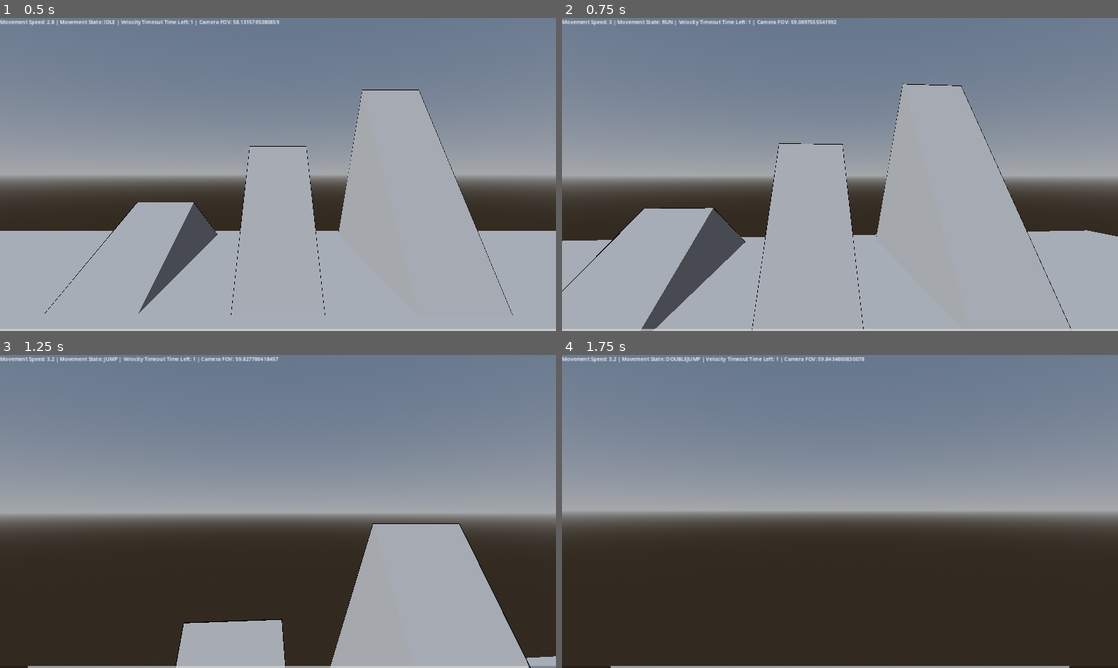
Above: before the commit, frames 1-4 (two rows, left to right).
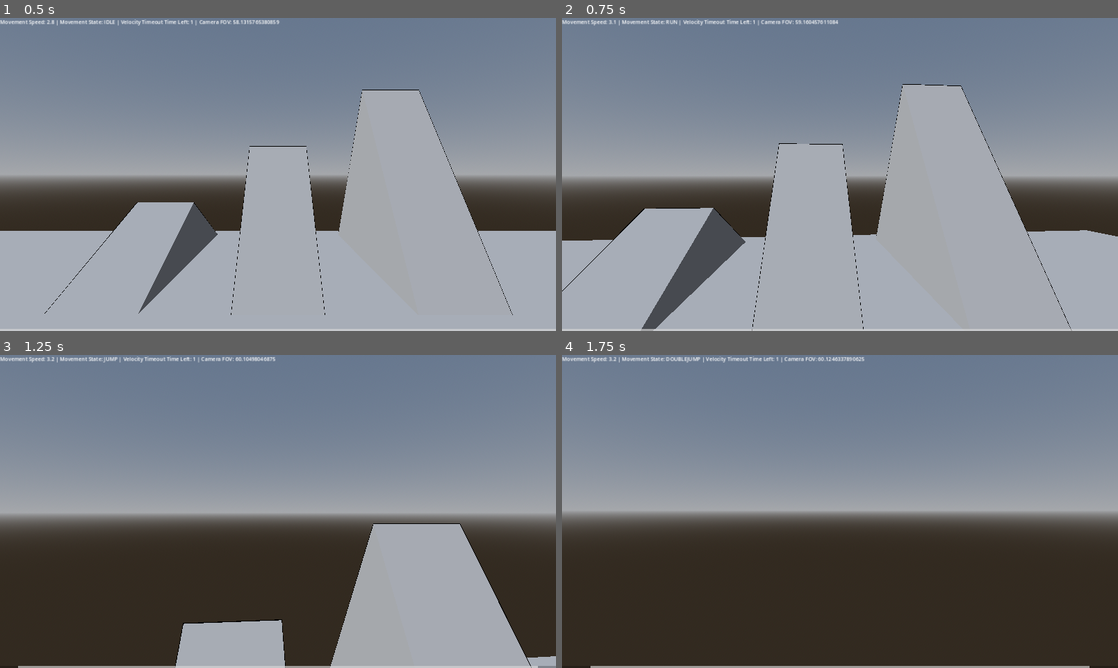
Above: after the commit, the same moments.

Repository: naxemis/multiplayer-fps
Game: Godot game, scene res://scenes/root/Root.tscn
The game is run twice, just before and just after one commit, with the same random seed, the same clock (stepped at 60 frames per second) and the same inputs.
Inputs (mouse positions are in pixels of both pictures, inside the frame that each line leads up to):
- Up to frame 1 (0.5 s): no input
- Up to frame 2 (0.75 s): move the mouse to (867, 174) at 0.52 s; hold W (forward) from 0.53 s (still down); hold Shift (run) from 0.53 s (still down)
- Up to frame 3 (1.25 s): keep holding W (forward); keep holding Shift (run); tap Ctrl (change_wall_jump_direction) at 0.77 s; tap Space (jump) at 0.8 s
- Up to frame 4 (1.75 s): keep holding W (forward); move the mouse to (812, 511) at 1.27 s; release Shift (run) at 1.28 s; tap Space (jump) at 1.35 s; tap Ctrl (change_wall_jump_direction) at 1.52 s; tap Shift (run) at 1.55 s

Frame 1 is identical in both runs. In frame 2, 0.5% of the frame differs, in the area x 0-94%, y 0-100%; in frame 3, 0.3%; in frame 4, less than 0.1%.

Commit message:
feat(player): stamina safe zone

Diff:
--- a/scenes/game/player/Player.gd
+++ b/scenes/game/player/Player.gd
@@ -100,13 +100,13 @@
 	return Input.is_action_pressed("slide") and is_on_floor() and movement_directions.z < 0 and !velocity_timeout and stamina > 0
 
 func get_jump_state() -> bool:
-	return Input.is_action_just_pressed("jump") and is_on_floor() and movement_state != MovementStates.CROUCH and stamina - jump_stamina_drain > 0
+	return Input.is_action_just_pressed("jump") and is_on_floor() and movement_state != MovementStates.CROUCH and stamina - jump_stamina_drain > 0 and stamina > stamina_safe_zone
 
 func get_double_jump_state() -> bool:
-	return Input.is_action_just_pressed("jump") and !is_on_floor() and can_double_jump and !get_walk_state() and stamina - double_jump_stamina_drain > 0
+	return Input.is_action_just_pressed("jump") and !is_on_floor() and can_double_jump and !get_walk_state() and stamina - double_jump_stamina_drain > 0 and stamina > stamina_safe_zone
 
 func get_wall_jump_state() -> bool:
-	return Input.is_action_just_pressed("jump") and is_on_wall_only() and (movement_directions.z != 0 or movement_directions.x != 0) and stamina - wall_jump_stamina_drain >= 0
+	return Input.is_action_just_pressed("jump") and is_on_wall_only() and (movement_directions.z != 0 or movement_directions.x != 0) and stamina - wall_jump_stamina_drain >= 0 and stamina > stamina_safe_zone
 
 func change_movement_state(new_movement_state) -> void:
 	movement_state = new_movement_state
@@ -192,7 +192,7 @@
 var run_speed: float = 0.0
 @export var max_run_speed: float = 2.5
 
-@export var run_speed_increase: float = 0.75
+@export var run_speed_increase: float = 1
 @export var run_walk_decrease: float = 2.5
 @export var run_crouch_decrease: float = 4.0
 
@@ -260,18 +260,19 @@
 var stamina: float = 100
 @export var max_stamina: float = 100
 
-@export var idle_stamina_recovery: float = 20
-@export var crouch_stamina_recovery: float = 15
+@export var idle_stamina_recovery: float = 25
+@export var crouch_stamina_recovery: float = 17.5
 @export var walk_stamina_recovery: float = 12.5
-@export var run_stamina_recovery: float = 10
+@export var run_stamina_recovery: float = 7.5
+@export var in_air_stamina_recovery: float = 2.5
 
 @export var slide_stamina_drain: float = 15
 
-@export var jump_stamina_drain: float = 10
-@export var double_jump_stamina_drain: float = 7.5
+@export var jump_stamina_drain: float = 7.5
+@export var double_jump_stamina_drain: float = 5
 @export var wall_jump_stamina_drain: float = 2.5
 
-@export var stamina_safe_zone: float = 15
+@export var stamina_safe_zone: float = 10
 func one_time_stamina_drain(value_of_stamina_drain: float) -> void:
 	stamina -= value_of_stamina_drain
 
@@ -290,6 +291,9 @@
 		MovementStates.SLIDE:
 			stamina -= slide_stamina_drain * delta
 
+	if !is_on_floor():
+		stamina += in_air_stamina_recovery * delta
+
 	if stamina <= stamina_safe_zone:
 		%StaminaBar.tint_progress = Color(188, 0, 0)
 	else:
